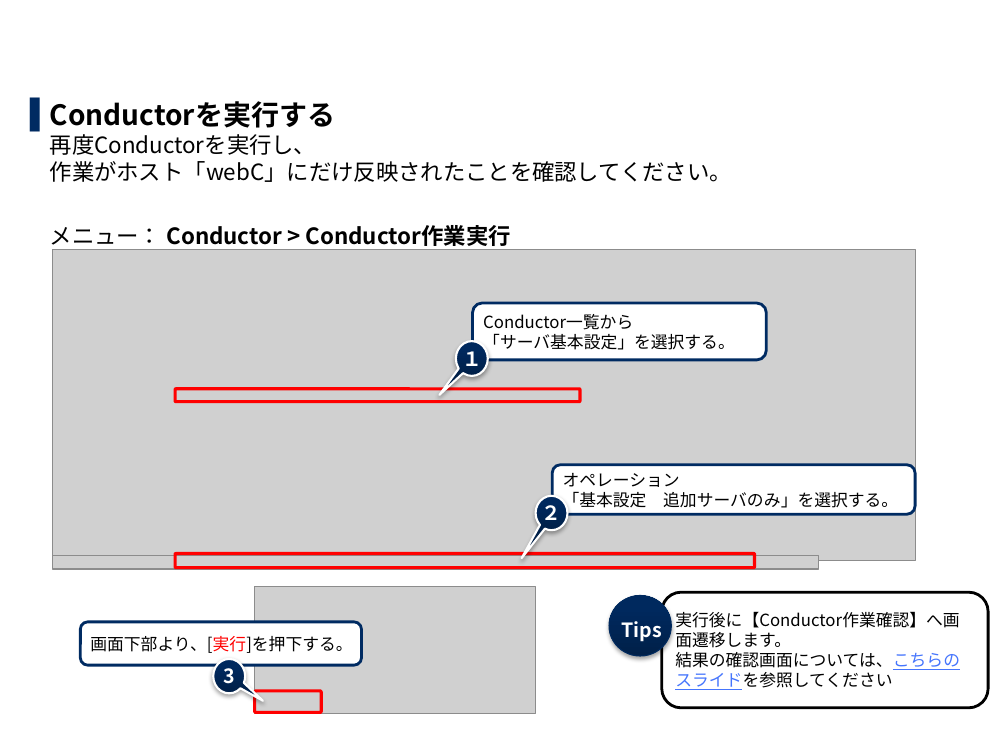
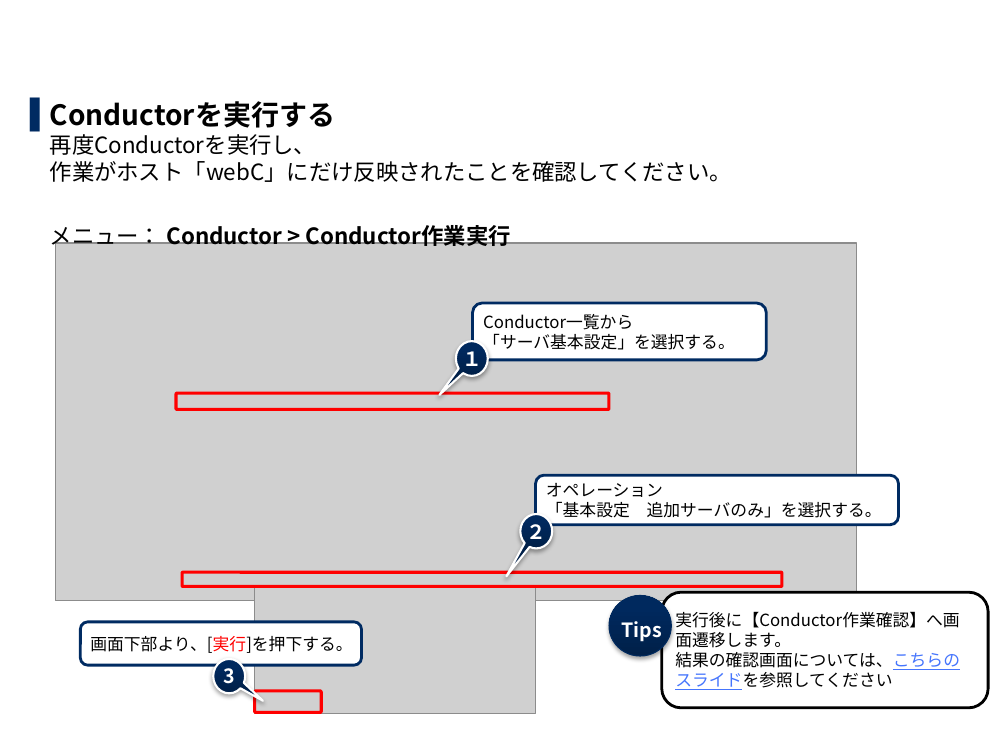
Before and after one commit to exastro-suite/it-automation-docs, a slide deck: slide 41 of asset/Learn_ja/ITA-hg-ps_practice_ja.pptx. Drawn at 1008x756 pixels with LibreOffice and Linux fonts; fonts in the diff are those of the drawing; grey boxes stand for pictures; background and template pictures are left out. Boxes give left, top, right and bottom in pixels: in the first picture for what was removed or moved away, otherwise in the second. Text is boxed around its words. In the diff, an @@ line names an element or a change of style, - is before the commit and + after.

```diff
--- a/asset/Learn_ja/ITA-hg-ps_practice_ja.pptx
+++ b/asset/Learn_ja/ITA-hg-ps_practice_ja.pptx
@@ picture: place and size @@
-picture at (52,250,915,560)
+picture at (55,243,857,601)
@@ rounded rectangle: place and size @@
-rounded rectangle at (175,389,581,402)
+rounded rectangle at (176,393,609,409)
@@ rounded rectangle "オペレーション 「基本設定 追加サーバのみ」を選択する。": place and size @@
-rounded rectangle "オペレーション 「基本設定 追加サーバのみ」を選択する。" at (552,465,915,514)
+rounded rectangle "オペレーション 「基本設定 追加サーバのみ」を選択する。" at (535,475,898,524)
@@ speech bubble "２": place and size @@
-speech bubble "２" at (535,496,568,530)
+speech bubble "２" at (520,514,552,548)
@@ picture removed at (52,555,818,569) @@
@@ rounded rectangle: place and size @@
-rounded rectangle at (175,553,755,568)
+rounded rectangle at (182,573,782,587)
```
Also in this commit, not shown: 10 other slides changed, 1 other file.
